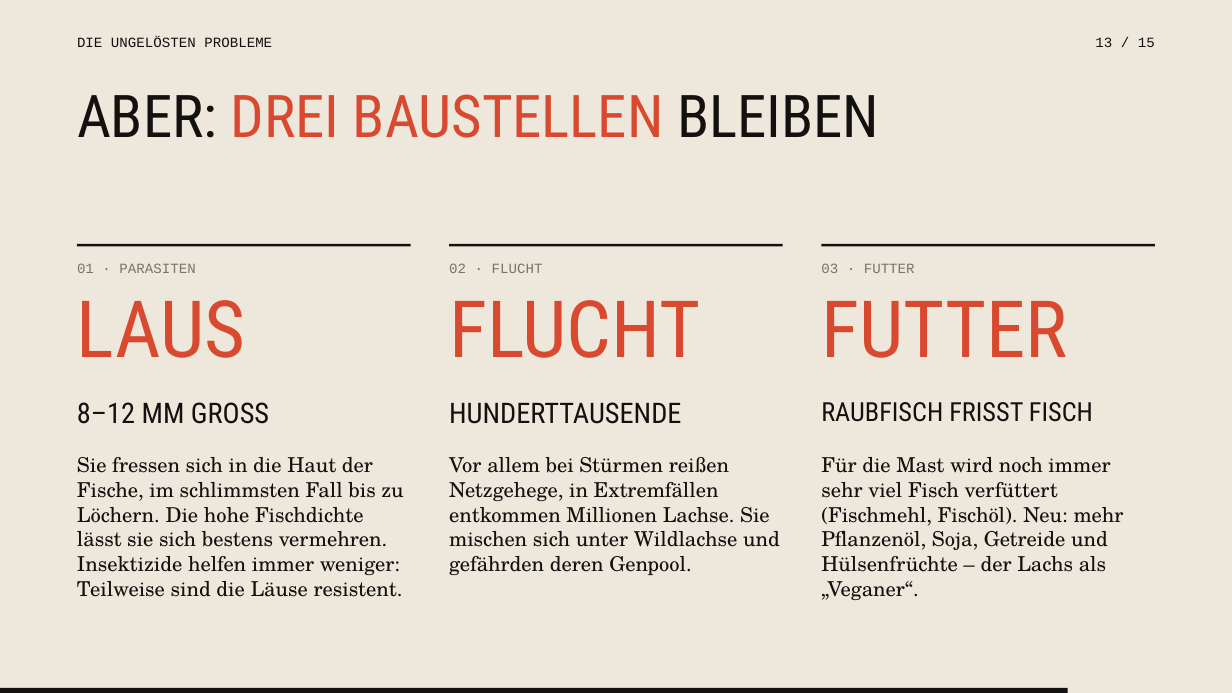
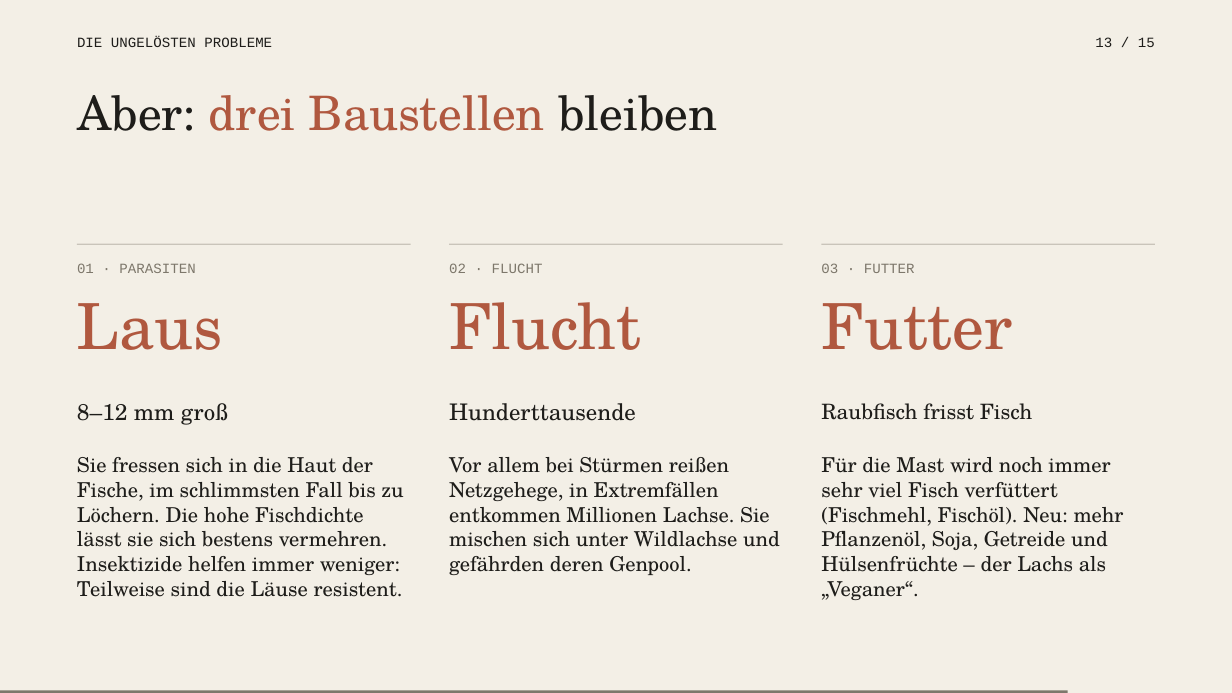
Before and after one commit to fakexkira/SlawaStudios, a slide deck: slide 13 of praesentation-lachs/Lachs-aus-dem-Kaefig.pptx. Drawn at 1232x693 pixels with LibreOffice and Linux fonts; fonts in the diff are those of the drawing. Boxes give left, top, right and bottom in pixels: in the first picture for what was removed or moved away, otherwise in the second. Text is boxed around its words. In the diff, an @@ line names an element or a change of style, - is before the commit and + after.

```diff
--- a/praesentation-lachs/Lachs-aus-dem-Kaefig.pptx
+++ b/praesentation-lachs/Lachs-aus-dem-Kaefig.pptx
@@ background #EEE8DC to #F3EFE6 @@
@@ text at (77, 95, 717, 131): text changed; size 45.9 to 37 pt; font Roboto Condensed to TeX Gyre Schola; text colour #D9492F to #B0583F @@
-ABER: DREI BAUSTELLEN BLEIBEN
+Aber: drei Baustellen bleiben
@@ text at (77, 303, 223, 350): text changed; size 61.5 to 49.5 pt; font Roboto Condensed to TeX Gyre Schola; text colour #D9492F to #B0583F @@
-LAUS
+Laus
@@ text at (449, 302, 641, 350): text changed; size 61.5 to 49.5 pt; font Roboto Condensed to TeX Gyre Schola; text colour #D9492F to #B0583F @@
-FLUCHT
+Flucht
@@ text at (821, 303, 1012, 350): text changed; size 61.5 to 49.5 pt; font Roboto Condensed to TeX Gyre Schola; text colour #D9492F to #B0583F @@
-FUTTER
+Futter
@@ text at (77, 403, 228, 425): text changed; size 22.1 to 17.8 pt; font Roboto Condensed to TeX Gyre Schola; text colour #12110F to #1E1D1A @@
-8–12 MM GROSS
+8–12 mm groß
@@ text at (449, 403, 636, 421): text changed; size 22.1 to 17.8 pt; font Roboto Condensed to TeX Gyre Schola; text colour #12110F to #1E1D1A @@
-HUNDERTTAUSENDE
+Hunderttausende
@@ text at (821, 403, 1032, 420): text changed; size 20.5 to 16.5 pt; font Roboto Condensed to TeX Gyre Schola; text colour #12110F to #1E1D1A @@
-RAUBFISCH FRISST FISCH
+Raubfisch frisst Fisch
@@ fill #12110F to #7D776B in 4 elements at (449, 244, 783, 245), (822, 244, 1155, 245), (77, 244, 410, 245), (0, 690, 1068, 693) @@
```
Also in this commit, not shown: 14 other slides changed, 4 other files.
